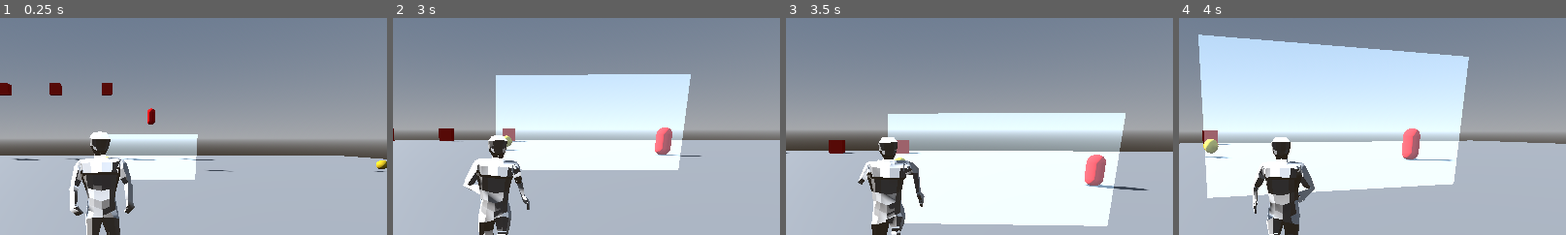
Above: before the commit, frames 1-4 (left to right).
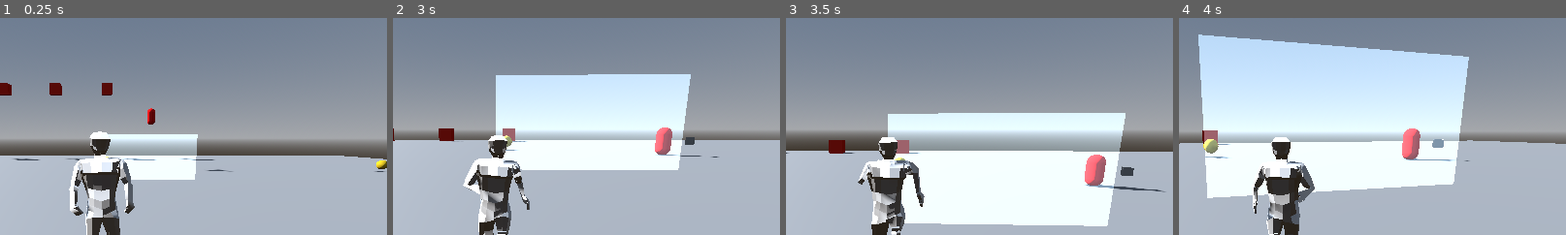
Above: after the commit, the same moments.

Repository: kenjan35/Mons-Hunt
Game: Godot game, scene res://scenes/main.tscn
The game is run twice, just before and just after one commit, with the same random seed, the same clock (stepped at 60 frames per second) and the same inputs.
Inputs (mouse positions are % of the whole screen's width and height, from its top left):
- Up to frame 1 (0.25 s): no input
- Up to frame 2 (3 s): move the mouse to (55, 50) at 0.52 s; hold Up (move_forward) from 0.53 s (still down); tap E (interact) at 0.6 s; tap Space (jump) at 0.77, 1.52 s; move the mouse to (45, 50) at 1.27 s; tap Shift (run) at 1.35 s; move the mouse to (52, 48) at 2.02 s; hold Mouse wheel up (zoom_in) 2.03-2.78 s; move the mouse to (49, 52) at 2.77 s; tap Mouse wheel down (zoom_out) at 2.85 s
- Up to frame 3 (3.5 s): keep holding Up (move_forward); tap Space (jump) at 3.02 s
- Up to frame 4 (4 s): keep holding Up (move_forward); move the mouse to (57, 51) at 3.52 s; tap E (interact) at 3.6 s; tap Space (jump) at 3.77 s
The pictures show only the part of the screen within x 36-86%, y 11-61%; the shares and areas given below are measured in that part.

The runs differ from the first frame. In frame 1, less than 0.1% of the frame differs, in the area x 55-58%, y 69-71%; in frame 2, less than 0.1%; in frame 3, 0.2%, in the area x 82-98%, y 64-81%; in frame 4, 0.1%.

Commit message:
update: make enemy looking at the direction he is getting in
For the visual the player must rotate in the direction he is looking at

Diff:
--- a/cacahuete/scenes/enemy.tscn
+++ b/cacahuete/scenes/enemy.tscn
@@ -10,6 +10,9 @@
 
 [sub_resource type="CapsuleMesh" id="CapsuleMesh_7p1mj"]
 material = SubResource("StandardMaterial3D_8tegq")
+
+[sub_resource type="BoxMesh" id="BoxMesh_7p1mj"]
+size = Vector3(0.5, 0.5, 0.5)
 
 [node name="Enemy" type="CharacterBody3D" unique_id=1661372925]
 collision_layer = 2
@@ -25,3 +28,7 @@
 mesh = SubResource("CapsuleMesh_7p1mj")
 
 [node name="NavigationAgent3D" type="NavigationAgent3D" parent="." unique_id=966794066]
+
+[node name="MeshInstance3D2" type="MeshInstance3D" parent="." unique_id=1197700732]
+transform = Transform3D(1, 0, 0, 0, 1, 0, 0, 0, 1, 0, 1.0638081, -1.5973022)
+mesh = SubResource("BoxMesh_7p1mj")
--- a/cacahuete/scripts/enemy.gd
+++ b/cacahuete/scripts/enemy.gd
@@ -50,7 +50,7 @@
 
 	else:
 		run_patrol_logic()
-
+	rotate_towards_movement()
 	move_and_slide()
 
 
@@ -122,6 +122,14 @@
 		choose_random_patrol_position()
 	is_waiting = false
 
+func rotate_towards_movement():
+	var horizontal_velocity = Vector2(velocity.x, velocity.z)
+	if horizontal_velocity.length() < 0.2:
+		return
+	var look_target = global_position + Vector3(velocity.x, 0, velocity.z)
+	var target_transform = global_transform.looking_at(look_target, Vector3.UP)
+
+	global_transform.basis = global_transform.basis.slerp(target_transform.basis, 0.1)
 
 func apply_gravity(delta):
 	if not is_on_floor():
